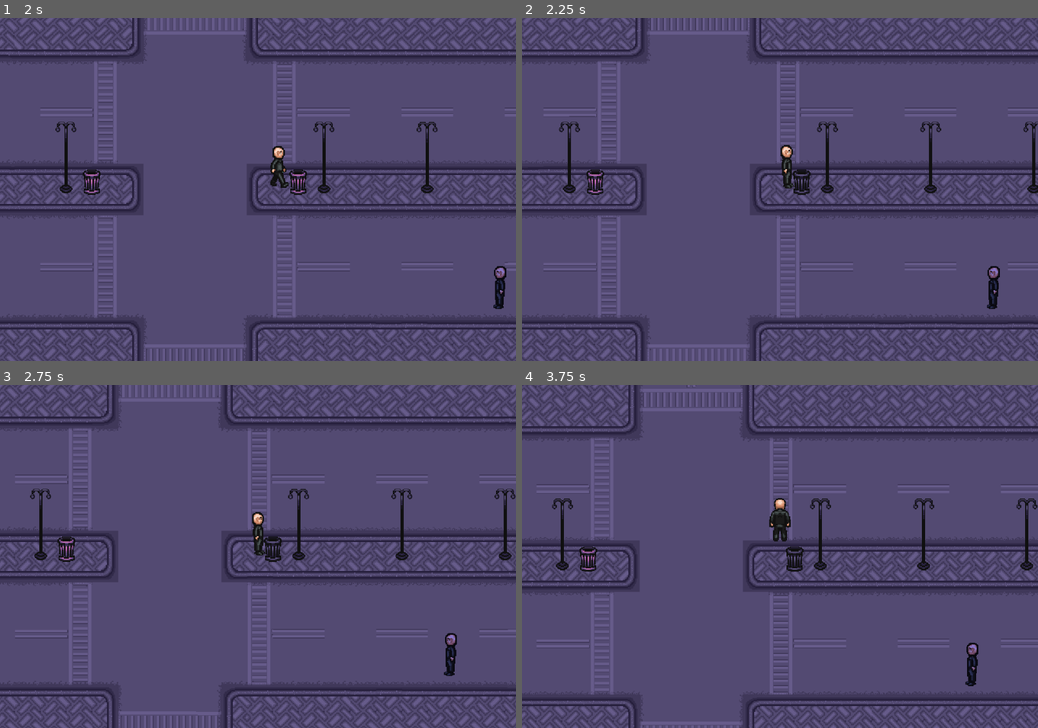
Above: before the commit, frames 1-4 (two rows, left to right).
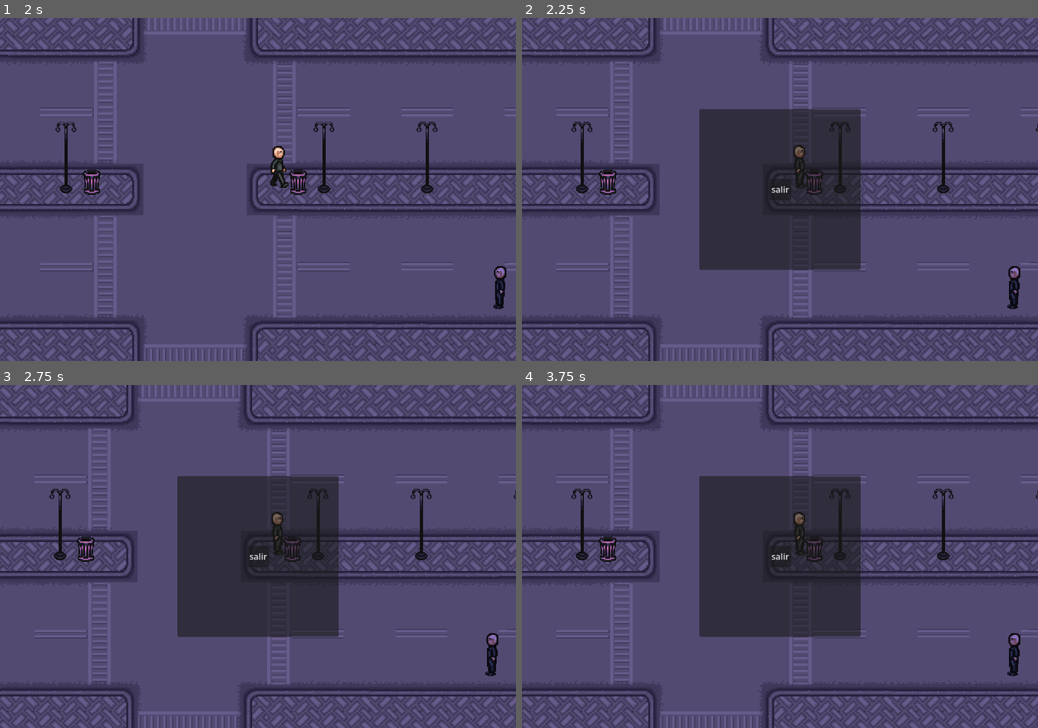
Above: after the commit, the same moments.

Repository: GermanDiFrancesco/Trinos-en-la-oscuridad
Game: Godot game, scene res://scenes/main_menu.tscn
Same seed, same stepped clock (60 frames per second), same inputs: the game is played once before the commit and once after it.
Inputs (mouse positions are in pixels of both pictures, inside the frame that each line leads up to):
- Up to frame 1 (2 s): click (118, 213) at 0.5 s; tap Enter at 1.25 s; hold D (move_right) from 1.28 s (still down); tap E (accept) at 1.35 s
- Up to frame 2 (2.25 s): release D (move_right) at 2.03 s; hold Q (back) from 2.03 s (still down); tap E (accept) at 2.1 s
- Up to frame 3 (2.75 s): keep holding Q (back)
- Up to frame 4 (3.75 s): release Q (back) at 2.78 s; hold D (move_right) 2.78-3.53 s; tap E (accept) at 2.85, 3.5, 3.6 s; hold W (move_up) from 3.53 s (still down)

Frame 1 is identical in both runs. In frame 2, 20% of the frame differs, in the area x 0-100%, y 0-100%; in frame 3, 21%; in frame 4, 29%.

Commit message:
+ UIManager and pause menu functionality

Diff:
--- /dev/null
+++ b/scenes/ui/UIManager.tscn
@@ -0,0 +1,36 @@
+[gd_scene format=3 uid="uid://bn54n2q3h7wn4"]
+
+[ext_resource type="Script" uid="uid://bkcisj3hxknkn" path="res://scripts/ui/UIManager.gd" id="1_j2j0q"]
+
+[node name="HUD" type="CanvasLayer" unique_id=667037524]
+script = ExtResource("1_j2j0q")
+
+[node name="PausePanel" type="Panel" parent="." unique_id=1313431619]
+process_mode = 3
+visible = false
+custom_minimum_size = Vector2(300, 300)
+anchors_preset = 8
+anchor_left = 0.5
+anchor_top = 0.5
+anchor_right = 0.5
+anchor_bottom = 0.5
+grow_horizontal = 2
+grow_vertical = 2
+size_flags_horizontal = 4
+
+[node name="TextureButton" type="Button" parent="PausePanel" unique_id=1687806693]
+layout_mode = 1
+anchors_preset = 8
+anchor_left = 0.5
+anchor_top = 0.5
+anchor_right = 0.5
+anchor_bottom = 0.5
+offset_left = -20.5
+offset_top = -20.0
+offset_right = 20.5
+offset_bottom = 20.0
+grow_horizontal = 2
+grow_vertical = 2
+text = "salir"
+
+[connection signal="pressed" from="PausePanel/TextureButton" to="." method="_on_texture_button_pressed"]
--- a/scripts/Global.gd
+++ b/scripts/Global.gd
@@ -1,5 +1,13 @@
 extends Node
 
+var ui_manager: Node = null
+
+func _ready():
+	#  agregar el UIManager a la escena principal
+	if not ui_manager:
+		var ui_scene = load("res://scenes/ui/UIManager.tscn")
+		ui_manager = ui_scene.instantiate()
+		get_tree().get_root().add_child.call_deferred(ui_manager)
 
 func debug(param):
 	print(param)
@@ -19,3 +27,14 @@
 			get_tree().change_scene_to_file("res://scenes/ajustes.tscn")
 		_:
 			debug("Estado desconocido: " + str(state))
+
+func show_pause_menu():
+	if ui_manager:
+		ui_manager.show_pause()
+
+func hide_pause_menu():
+	if ui_manager:
+		ui_manager.hide_pause()
+
+func goto_main_menu():
+	get_tree().change_scene_to_file("res://scenes/main_menu.tscn")
--- a/scripts/player.gd
+++ b/scripts/player.gd
@@ -126,3 +126,10 @@
 			anim_name = "idle"
 	if animation_player.has_animation(anim_name):
 		animation_player.play(anim_name)
+
+func _unhandled_input(event):
+	if event.is_action_pressed("back"):
+		if Global.ui_manager and Global.ui_manager.pause_panel.visible:
+			Global.hide_pause_menu()
+		else:
+			Global.show_pause_menu()
--- /dev/null
+++ b/scripts/ui/UIManager.gd
@@ -0,0 +1,23 @@
+extends CanvasLayer
+
+# Referencia al panel de pausa
+@onready var pause_panel = $PausePanel
+
+func show_pause():
+	pause_panel.visible = true
+	get_tree().paused = true
+
+func hide_pause():
+	pause_panel.visible = false
+	get_tree().paused = false
+
+func _on_exit_button_pressed():
+	get_tree().paused = false
+	Global.goto_main_menu()
+
+
+func _on_texture_button_pressed() -> void:
+	get_tree().paused = false
+	hide_pause()
+	Global.goto_main_menu()
+	pass # Replace with function body.
Not shown: 1 places in scenes/player.tscn that only renumber resources
Not shown, added: scripts/ui/UIManager.gd.uid
